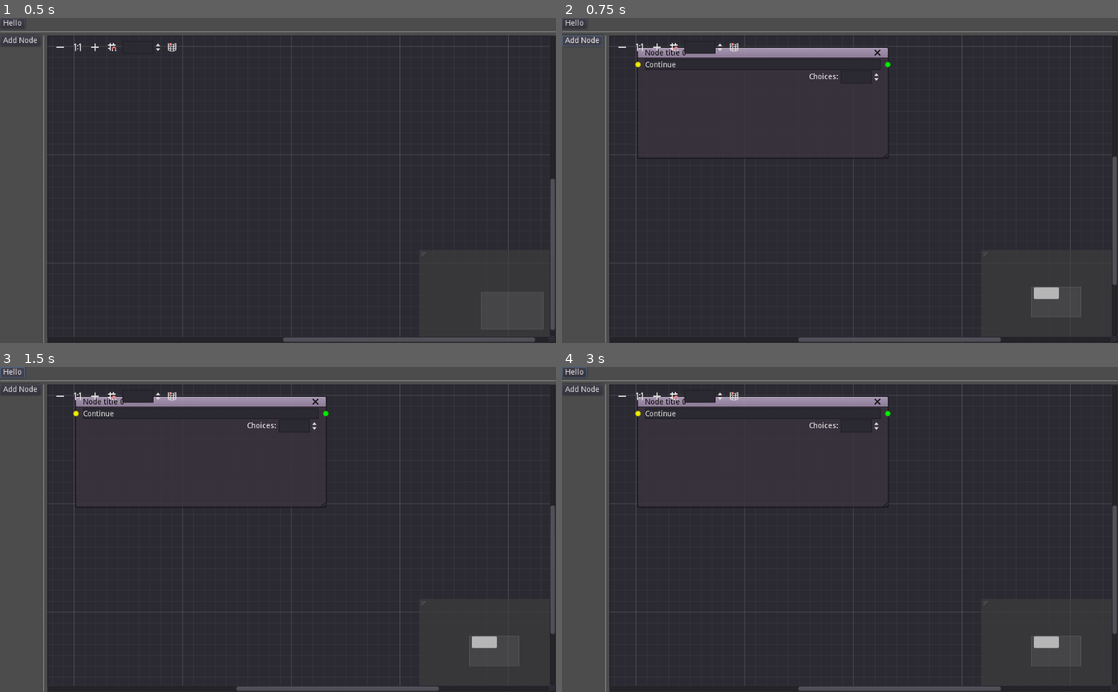
Above: before the commit, frames 1-4 (two rows, left to right).
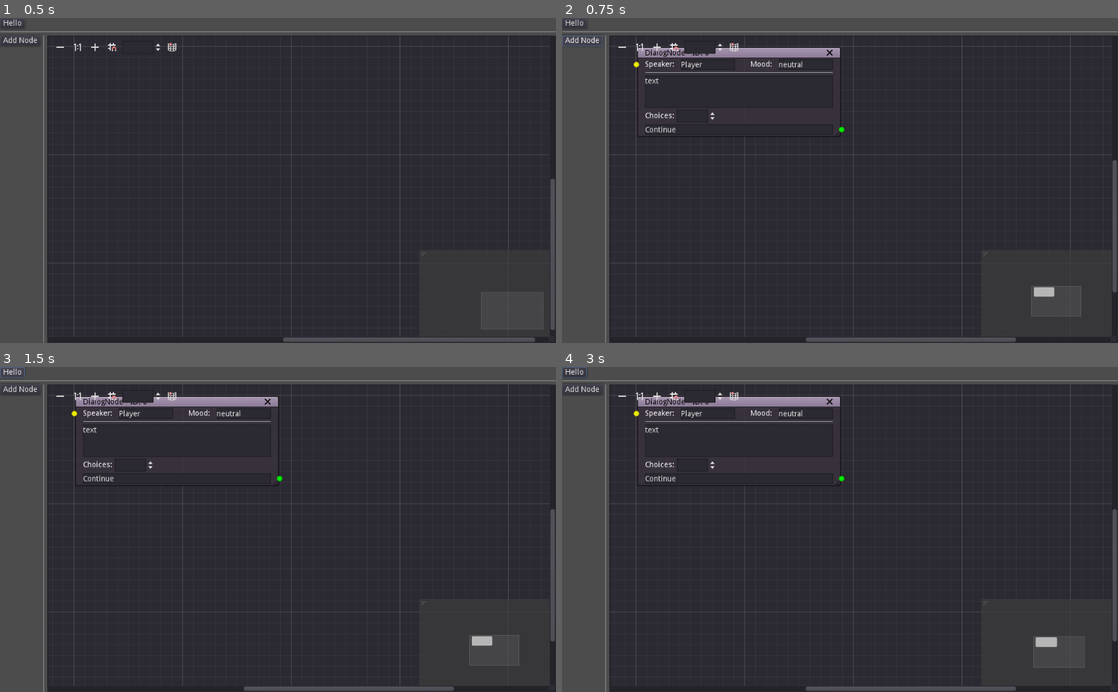
Above: after the commit, the same moments.

Repository: fossegutten/FuzzyStoryEditor
Game: Godot game, scene res://DialogEditor.tscn
The game is run twice, just before and just after one commit, with the same random seed, the same clock (stepped at 60 frames per second) and the same inputs.
Inputs (mouse positions are in pixels of both pictures, inside the frame that each line leads up to):
- Up to frame 1 (0.5 s): no input
- Up to frame 2 (0.75 s): click "Add Node" at 0.5 s
- Up to frame 3 (1.5 s): click "Hello" at 1.25 s
- Up to frame 4 (3 s): click (623, 396) at 2 s; click (656, 396) at 2.75 s

Frame 1 is identical in both runs. In frame 2, 1.1% of the frame differs, in the area x 12-100%, y 8-100%; in frame 3, 1.1%; in frame 4, 1.1%.

Commit message:
asd

Diff:
--- a/DialogEditor.gd
+++ b/DialogEditor.gd
@@ -2,12 +2,12 @@
 
 onready var graph_edit : GraphEdit = $VBox/HBox2/GraphEdit
 
-onready var dw_node : PackedScene = preload("res://nodes/DWNode.tscn")
+onready var dw_node : PackedScene = preload("res://nodes/DialogNode.tscn")
 
-func assign_node_id(node : DWNode) -> void:
+func assign_node_id(node : EventNode) -> void:
 
 	var used_ids : Array = []
-	for i in get_dw_nodes():
+	for i in get_event_nodes():
 		used_ids.append(i.get_node_id())
 
 	var new_id : int = 0
@@ -18,24 +18,30 @@
 #	print("New id %s for node %s" % [new_id, node])
 
 
-func get_dw_nodes() -> Array:
+func get_event_nodes() -> Array:
 	var nodes := []
 	for i in graph_edit.get_children():
-		if i is DWNode:
+		if i is EventNode:
 			nodes.append(i)
 	return nodes
 
+
 func _on_AddNodeButton_pressed():
-	var new : DWNode = dw_node.instance()
-	new.connect("close_request", self, "_on_DWNode_close_request", [new])
-	new.offset = get_dw_nodes().size() * Vector2(60, 40)
+	var new : EventNode = dw_node.instance()
+	new.connect("close_request", self, "_on_EventNode_close_request", [new])
+	new.offset = get_event_nodes().size() * Vector2(60, 40)
 	graph_edit.add_child(new)
 	assign_node_id(new)
-	new.name = "Node name %d" % [new.get_node_id()]
-	new.title = "Node title %d" % [new.get_node_id()]
+
+	var node_name : String = "EventNode"
+	if "DialogNode".is_subsequence_ofi(new.name):
+		node_name = "DialogNode"
+
+	new.name = "%s%d" % [node_name, new.get_node_id()]
+	new.title = "%s - ID: %d" % [node_name, new.get_node_id()]
 
 
-func _on_DWNode_close_request(requester : GraphNode) -> void:
+func _on_EventNode_close_request(requester : GraphNode) -> void:
 
 	# remove all connections
 	for i in graph_edit.get_connection_list():
--- a/nodes/DWNode.gd
+++ /dev/null
@@ -1,82 +0,0 @@
-extends GraphNode
-class_name DWNode
-
-const DEFAULT_SLOT := 0
-
-onready var choice_line : PackedScene = preload("res://nodes/DialogChoice.tscn")
-onready var choice_spin_box : SpinBox = $HBox/ChoicesSpinBox
-
-var node_id : int = -1 setget set_node_id, get_node_id
-
-
-func set_node_id(value : int) -> void:
-	node_id = value
-
-
-func get_node_id() -> int:
-	return node_id
-
-
-func _ready():
-	show_close = true
-	resizable = true
-	update_slots(choice_spin_box.value)
-#	rect_size = Vector2(200, 100)
-#	set_slot(0, true, 0, Color.white, true, 0, Color.white)
-#	set_slot(1, false, 0, Color.white, true, 0, Color.white)
-#	set_slot(2, false, 0, Color.white, true, 0, Color.white)
-#	var label = Label.new()
-#	var label2 = Label.new()
-#	label2.align = Label.ALIGN_RIGHT
-#	var label3 = Label.new()
-#	label3.align = Label.ALIGN_RIGHT
-#	label.text = "test"
-#	label2.text = "test2"
-#	label3.text = "test3"
-##	add_child(label)
-##	set_slot(1, false, 1, Color.white, true, 1, Color.white)
-##	add_child(label2)
-##	add_child(label3)
-##	set_conn
-#	print(get_connection_output_count())
-#	print(get_connection_input_count())
-	pass # Replace with function body.
-
-
-# Called every frame. 'delta' is the elapsed time since the previous frame.
-#func _process(delta):
-#	pass
-func update_slots(choices : int) -> void:
-	assert(choices > 0)
-
-	var choice_lines : Array = []
-	for i in get_children():
-		if i.is_in_group("choice_line"):
-			choice_lines.append(i)
-
-	for i in choice_lines.size():
-		if i > choices - 1:
-			var c : Control = choice_lines[choice_lines.size() - 1]
-			choice_lines.remove(choice_lines.size() - 1)
-			c.queue_free()
-
-
-	for i in choice_spin_box.max_value:
-		var left_enabled = true if i == 0 else false
-		var right_enabled = false
-#		var right_enabled = true if i < choices else false
-
-		# Should we enable choice?
-		if i < choices:
-			right_enabled = true
-			# do we need to spawn a new line?
-			if choice_lines.size() <= i:
-				var c : Control = choice_line.instance()
-				add_child(c)
-				move_child(c, i)
-
-		set_slot(i, left_enabled, DEFAULT_SLOT, Color.yellow, right_enabled, DEFAULT_SLOT, Color.green)
-
-
-func _on_ChoicesSpinBox_value_changed(value):
-	update_slots(value)
--- a/nodes/DWNode.tscn
+++ /dev/null
@@ -1,79 +0,0 @@
-[gd_scene load_steps=3 format=2]
-
-[ext_resource path="res://nodes/DWNode.gd" type="Script" id=1]
-[ext_resource path="res://nodes/DialogChoice.tscn" type="PackedScene" id=2]
-
-[node name="DWNode" type="GraphNode"]
-margin_right = 466.0
-margin_bottom = 210.0
-show_close = true
-slot/0/left_enabled = false
-slot/0/left_type = 0
-slot/0/left_color = Color( 1, 1, 1, 1 )
-slot/0/right_enabled = false
-slot/0/right_type = 0
-slot/0/right_color = Color( 1, 1, 1, 1 )
-slot/1/left_enabled = false
-slot/1/left_type = 0
-slot/1/left_color = Color( 1, 1, 1, 1 )
-slot/1/right_enabled = false
-slot/1/right_type = 0
-slot/1/right_color = Color( 1, 1, 1, 1 )
-slot/2/left_enabled = false
-slot/2/left_type = 0
-slot/2/left_color = Color( 1, 1, 1, 1 )
-slot/2/right_enabled = false
-slot/2/right_type = 0
-slot/2/right_color = Color( 1, 1, 1, 1 )
-slot/3/left_enabled = false
-slot/3/left_type = 0
-slot/3/left_color = Color( 1, 1, 1, 1 )
-slot/3/right_enabled = false
-slot/3/right_type = 0
-slot/3/right_color = Color( 1, 1, 1, 1 )
-script = ExtResource( 1 )
-__meta__ = {
-"_edit_use_anchors_": false
-}
-
-[node name="DialogChoiceTextEdit" parent="." instance=ExtResource( 2 )]
-margin_left = 16.0
-margin_top = 24.0
-margin_right = 450.0
-margin_bottom = 44.0
-
-[node name="DialogChoiceTextEdit2" parent="." instance=ExtResource( 2 )]
-margin_left = 16.0
-margin_top = 45.0
-margin_right = 450.0
-margin_bottom = 65.0
-
-[node name="DialogChoiceTextEdit3" parent="." instance=ExtResource( 2 )]
-margin_left = 16.0
-margin_top = 66.0
-margin_right = 450.0
-margin_bottom = 86.0
-
-[node name="HBox" type="HBoxContainer" parent="."]
-margin_left = 16.0
-margin_top = 87.0
-margin_right = 450.0
-margin_bottom = 111.0
-alignment = 2
-
-[node name="Label" type="Label" parent="HBox"]
-margin_left = 302.0
-margin_top = 5.0
-margin_right = 356.0
-margin_bottom = 19.0
-text = "Choices:"
-
-[node name="ChoicesSpinBox" type="SpinBox" parent="HBox"]
-margin_left = 360.0
-margin_right = 434.0
-margin_bottom = 24.0
-min_value = 1.0
-max_value = 10.0
-value = 1.0
-align = 2
-[connection signal="value_changed" from="HBox/ChoicesSpinBox" to="." method="_on_ChoicesSpinBox_value_changed"]
--- /dev/null
+++ b/nodes/DialogNode.gd
@@ -0,0 +1,55 @@
+extends EventNode
+#class_name DialogNode
+
+
+onready var choice_line : PackedScene = preload("res://nodes/controls/DialogChoiceLine.tscn")
+onready var choice_spin_box : SpinBox = $ChoicesHBox/ChoicesSpinBox
+
+const CHOICE_SLOT_START := 4
+
+func _ready():
+	show_close = true
+	resizable = true
+	set_slot(0, true, SLOT, Color.yellow, false, SLOT, Color.green)
+	update_slots(choice_spin_box.value)
+
+
+func update_slots(choices : int) -> void:
+	assert(choices > 0)
+
+	var choice_lines : Array = []
+	for i in get_children():
+		if i.is_in_group("choice_line"):
+			choice_lines.append(i)
+
+	for i in choice_lines.size():
+		if i > choices - 1:
+			var c : Control = choice_lines[choice_lines.size() - 1]
+			choice_lines.remove(choice_lines.size() - 1)
+			c.connect("tree_exited", self, "_on_child_tree_exited")
+			c.queue_free()
+
+	for i in choice_spin_box.max_value:
+		var left_enabled = false# if i == 0 else false
+#		var left_enabled = true if i == 0 else false
+		var right_enabled = false
+#		var right_enabled = true if i < choices else false
+
+		# Should we enable choice?
+		if i < choices:
+			right_enabled = true
+			# do we need to spawn a new line?
+			if choice_lines.size() <= i:
+				var c : Control = choice_line.instance()
+				add_child(c)
+#				move_child(c, CHOICE_SLOT_START + i)
+
+		set_slot(CHOICE_SLOT_START + i, left_enabled, SLOT, Color.yellow, right_enabled, SLOT, Color.green)
+
+
+func _on_child_tree_exited():
+	rect_size = rect_min_size
+
+
+func _on_ChoicesSpinBox_value_changed(value):
+	update_slots(value)
--- /dev/null
+++ b/nodes/DialogNode.tscn
@@ -0,0 +1,153 @@
+[gd_scene load_steps=3 format=2]
+
+[ext_resource path="res://nodes/controls/DialogChoiceLine.tscn" type="PackedScene" id=1]
+[ext_resource path="res://nodes/DialogNode.gd" type="Script" id=2]
+
+[node name="DialogNode" type="GraphNode"]
+margin_right = 466.0
+margin_bottom = 210.0
+custom_constants/port_offset = 0
+custom_constants/separation = 3
+show_close = true
+slot/0/left_enabled = false
+slot/0/left_type = 0
+slot/0/left_color = Color( 1, 1, 1, 1 )
+slot/0/right_enabled = false
+slot/0/right_type = 0
+slot/0/right_color = Color( 1, 1, 1, 1 )
+slot/1/left_enabled = false
+slot/1/left_type = 0
+slot/1/left_color = Color( 1, 1, 1, 1 )
+slot/1/right_enabled = false
+slot/1/right_type = 0
+slot/1/right_color = Color( 1, 1, 1, 1 )
+slot/2/left_enabled = false
+slot/2/left_type = 0
+slot/2/left_color = Color( 1, 1, 1, 1 )
+slot/2/right_enabled = false
+slot/2/right_type = 0
+slot/2/right_color = Color( 1, 1, 1, 1 )
+slot/3/left_enabled = false
+slot/3/left_type = 0
+slot/3/left_color = Color( 1, 1, 1, 1 )
+slot/3/right_enabled = false
+slot/3/right_type = 0
+slot/3/right_color = Color( 1, 1, 1, 1 )
+slot/4/left_enabled = false
+slot/4/left_type = 0
+slot/4/left_color = Color( 1, 1, 1, 1 )
+slot/4/right_enabled = false
+slot/4/right_type = 0
+slot/4/right_color = Color( 1, 1, 1, 1 )
+slot/5/left_enabled = false
+slot/5/left_type = 0
+slot/5/left_color = Color( 1, 1, 1, 1 )
+slot/5/right_enabled = false
+slot/5/right_type = 0
+slot/5/right_color = Color( 1, 1, 1, 1 )
+slot/6/left_enabled = false
+slot/6/left_type = 0
+slot/6/left_color = Color( 1, 1, 1, 1 )
+slot/6/right_enabled = false
+slot/6/right_type = 0
+slot/6/right_color = Color( 1, 1, 1, 1 )
+script = ExtResource( 2 )
+__meta__ = {
+"_edit_use_anchors_": false
+}
+
+[node name="NameMoodHBox" type="HBoxContainer" parent="."]
+margin_left = 16.0
+margin_top = 24.0
+margin_right = 450.0
+margin_bottom = 44.0
+
+[node name="NameLabel" type="Label" parent="NameMoodHBox"]
+margin_top = 3.0
+margin_right = 62.0
+margin_bottom = 17.0
+text = "Speaker:  "
+
+[node name="NameTextEdit" type="TextEdit" parent="NameMoodHBox"]
+margin_left = 66.0
+margin_right = 166.0
+margin_bottom = 20.0
+rect_min_size = Vector2( 100, 20 )
+text = "Player"
+
+[node name="Control" type="Control" parent="NameMoodHBox"]
+margin_left = 170.0
+margin_right = 190.0
+margin_bottom = 20.0
+rect_min_size = Vector2( 20, 0 )
+__meta__ = {
+"_edit_use_anchors_": false
+}
+
+[node name="NameLabel2" type="Label" parent="NameMoodHBox"]
+margin_left = 194.0
+margin_top = 3.0
+margin_right = 242.0
+margin_bottom = 17.0
+text = "Mood:  "
+
+[node name="NameTextEdit2" type="TextEdit" parent="NameMoodHBox"]
+margin_left = 246.0
+margin_right = 346.0
+margin_bottom = 20.0
+rect_min_size = Vector2( 100, 20 )
+text = "neutral"
+
+[node name="HSeparator" type="HSeparator" parent="."]
+margin_left = 16.0
+margin_top = 47.0
+margin_right = 450.0
+margin_bottom = 51.0
+
+[node name="DialogTextEdit" type="TextEdit" parent="."]
+margin_left = 16.0
+margin_top = 54.0
+margin_right = 450.0
+margin_bottom = 114.0
+rect_min_size = Vector2( 0, 60 )
+text = "text"
+
+[node name="ChoicesHBox" type="HBoxContainer" parent="."]
+margin_left = 16.0
+margin_top = 117.0
+margin_right = 450.0
+margin_bottom = 141.0
+
+[node name="Label" type="Label" parent="ChoicesHBox"]
+margin_top = 5.0
+margin_right = 54.0
+margin_bottom = 19.0
+text = "Choices:"
+
+[node name="ChoicesSpinBox" type="SpinBox" parent="ChoicesHBox"]
+margin_left = 58.0
+margin_right = 132.0
+margin_bottom = 24.0
+min_value = 1.0
+max_value = 10.0
+value = 1.0
+align = 2
+
+[node name="DialogChoiceTextEdit" parent="." instance=ExtResource( 1 )]
+margin_left = 16.0
+margin_top = 144.0
+margin_right = 450.0
+margin_bottom = 164.0
+
+[node name="DialogChoiceTextEdit2" parent="." instance=ExtResource( 1 )]
+margin_left = 16.0
+margin_top = 167.0
+margin_right = 450.0
+margin_bottom = 187.0
+
+[node name="DialogChoiceTextEdit3" parent="." instance=ExtResource( 1 )]
+margin_left = 16.0
+margin_top = 190.0
+margin_right = 450.0
+margin_bottom = 210.0
+[connection signal="value_changed" from="ChoicesHBox/ChoicesSpinBox" to="." method="_on_ChoicesSpinBox_value_changed"]
--- /dev/null
+++ b/nodes/EventNode.gd
@@ -0,0 +1,15 @@
+extends GraphNode
+class_name EventNode
+
+const SLOT := 0
+
+
+var node_id : int = -1 setget set_node_id, get_node_id
+
+
+func set_node_id(value : int) -> void:
+	node_id = value
+
+
+func get_node_id() -> int:
+	return node_id
--- a/project.godot
+++ b/project.godot
@@ -10,12 +10,12 @@
 
 _global_script_classes=[ {
 "base": "GraphNode",
-"class": "DWNode",
+"class": "EventNode",
 "language": "GDScript",
-"path": "res://nodes/DWNode.gd"
+"path": "res://nodes/EventNode.gd"
 } ]
 _global_script_class_icons={
-"DWNode": ""
+"EventNode": ""
 }
 
 [application]
Renamed: nodes/DialogChoice.tscn -> nodes/controls/DialogChoiceLine.tscn
